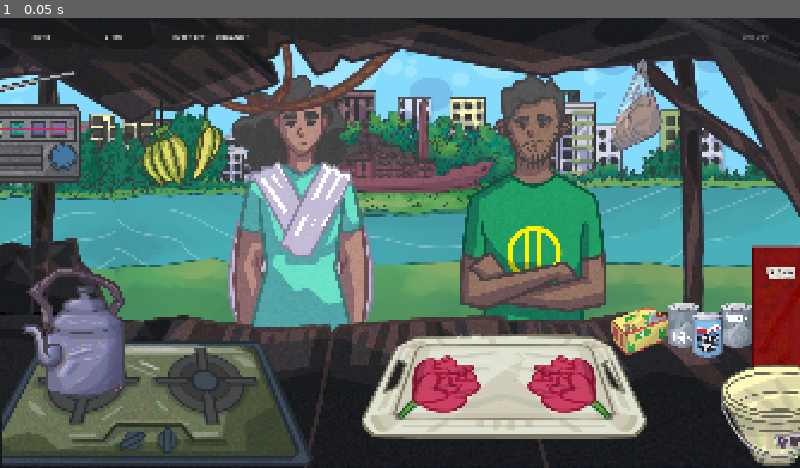
Above: before the commit, frame 1.
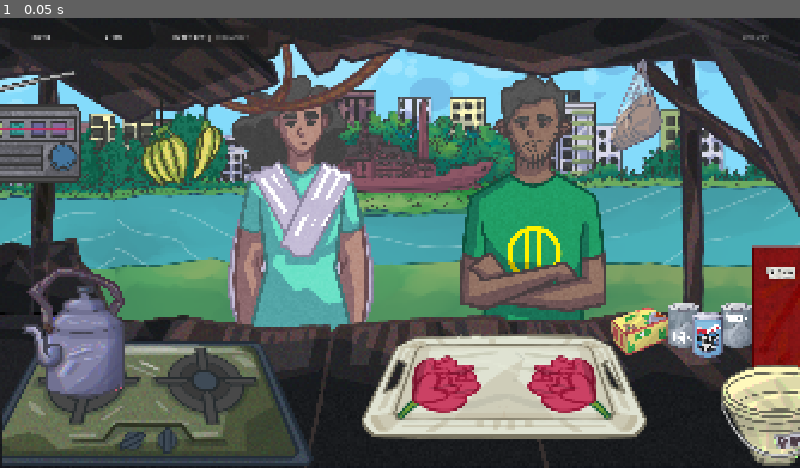
Above: after the commit, the same moment.

Repository: abhikhasnain1/Tong-Manager
Game: Godot game, scene res://scenes/app/Main.tscn
Two runs of this game, one before a commit and one after it. Both use one fixed random seed, a clock stepped at 60 frames per second and the inputs below.
Inputs:
- Up to frame 1 (0.05 s): no input

The runs differ from the first frame. In frame 1, less than 0.1% of the frame differs, in the area x 26-31%, y 3-6%.

Commit message:
Issue #41: Add Tong HUD shell

Diff:
--- a/tong-manager/scenes/gameplay/tong/TongDayScreen.tscn
+++ b/tong-manager/scenes/gameplay/tong/TongDayScreen.tscn
@@ -21,6 +21,7 @@
 [ext_resource type="Texture2D" uid="uid://ddr4ei73gi725" path="res://assets/art/icons/sugar_can_ready_provisional.png" id="18_sugar"]
 [ext_resource type="Texture2D" uid="uid://b13wtu7o711em" path="res://assets/art/icons/tea_box_ready_provisional.png" id="19_tea_box"]
 [ext_resource type="Shader" uid="uid://cxt8j3h5v6vwp" path="res://assets/shaders/world_color_grade.gdshader" id="20_grade"]
+[ext_resource type="Script" uid="uid://ch0ggxjjqwbeb" path="res://scripts/ui/tong_hud.gd" id="21_hud"]
 
 [sub_resource type="RectangleShape2D" id="RectangleShape2D_khata"]
 size = Vector2(117, 360)
@@ -303,8 +304,9 @@
 grow_horizontal = 2
 grow_vertical = 2
 mouse_filter = 2
-
-[node name="TopBar" type="HBoxContainer" parent="HUDLayer/RootUI" unique_id=711186271]
+script = ExtResource("21_hud")
+
+[node name="TopHud" type="HBoxContainer" parent="HUDLayer/RootUI" unique_id=711186271]
 layout_mode = 0
 offset_left = 24.0
 offset_top = 20.0
@@ -312,34 +314,52 @@
 offset_bottom = 72.0
 theme_override_constants/separation = 14
 
-[node name="ClockPanel" type="PanelContainer" parent="HUDLayer/RootUI/TopBar" unique_id=1191013464]
+[node name="ClockPanel" type="PanelContainer" parent="HUDLayer/RootUI/TopHud" unique_id=1191013464]
 custom_minimum_size = Vector2(150, 48)
 layout_mode = 2
 
-[node name="Clock" type="Label" parent="HUDLayer/RootUI/TopBar/ClockPanel" unique_id=1427910004]
+[node name="ClockLabel" type="Label" parent="HUDLayer/RootUI/TopHud/ClockPanel" unique_id=1427910004]
+unique_name_in_owner = true
 layout_mode = 2
 text = "08:00"
 horizontal_alignment = 1
 vertical_alignment = 1
 
-[node name="CashPanel" type="PanelContainer" parent="HUDLayer/RootUI/TopBar" unique_id=343190399]
+[node name="CashPanel" type="PanelContainer" parent="HUDLayer/RootUI/TopHud" unique_id=343190399]
 custom_minimum_size = Vector2(170, 48)
 layout_mode = 2
 
-[node name="Cash" type="Label" parent="HUDLayer/RootUI/TopBar/CashPanel" unique_id=244215395]
+[node name="CashLabel" type="Label" parent="HUDLayer/RootUI/TopHud/CashPanel" unique_id=244215395]
+unique_name_in_owner = true
 layout_mode = 2
 text = "৳ 100"
 horizontal_alignment = 1
 vertical_alignment = 1
 
-[node name="ModePanel" type="PanelContainer" parent="HUDLayer/RootUI/TopBar" unique_id=16721331]
+[node name="ModePanel" type="PanelContainer" parent="HUDLayer/RootUI/TopHud" unique_id=16721331]
 custom_minimum_size = Vector2(270, 48)
 layout_mode = 2
 
-[node name="Mode" type="Label" parent="HUDLayer/RootUI/TopBar/ModePanel" unique_id=425005278]
-layout_mode = 2
-text = "INTERACT  |  ORGANIZE"
-horizontal_alignment = 1
+[node name="ModeSegmentedControl" type="HBoxContainer" parent="HUDLayer/RootUI/TopHud/ModePanel"]
+layout_mode = 2
+theme_override_constants/separation = 8
+alignment = 1
+
+[node name="InteractModeLabel" type="Label" parent="HUDLayer/RootUI/TopHud/ModePanel/ModeSegmentedControl"]
+unique_name_in_owner = true
+layout_mode = 2
+text = "INTERACT"
+vertical_alignment = 1
+
+[node name="ModeDividerLabel" type="Label" parent="HUDLayer/RootUI/TopHud/ModePanel/ModeSegmentedControl"]
+layout_mode = 2
+text = "|"
+vertical_alignment = 1
+
+[node name="OrganizeModeLabel" type="Label" parent="HUDLayer/RootUI/TopHud/ModePanel/ModeSegmentedControl"]
+unique_name_in_owner = true
+layout_mode = 2
+text = "ORGANIZE"
 vertical_alignment = 1
 
 [node name="EndDayButton" type="Button" parent="HUDLayer/RootUI" unique_id=1028714961]
@@ -354,6 +374,42 @@
 disabled = true
 text = "End Day"
 
+[node name="CustomerOrderOverlay" type="Control" parent="HUDLayer/RootUI"]
+layout_mode = 1
+anchors_preset = 15
+anchor_right = 1.0
+anchor_bottom = 1.0
+grow_horizontal = 2
+grow_vertical = 2
+mouse_filter = 2
+
+[node name="InteractionPromptLayer" type="Control" parent="HUDLayer/RootUI"]
+layout_mode = 1
+anchors_preset = 15
+anchor_right = 1.0
+anchor_bottom = 1.0
+grow_horizontal = 2
+grow_vertical = 2
+mouse_filter = 2
+
+[node name="ModalStack" type="Control" parent="HUDLayer/RootUI"]
+layout_mode = 1
+anchors_preset = 15
+anchor_right = 1.0
+anchor_bottom = 1.0
+grow_horizontal = 2
+grow_vertical = 2
+mouse_filter = 2
+
+[node name="ToastLayer" type="Control" parent="HUDLayer/RootUI"]
+layout_mode = 1
+anchors_preset = 15
+anchor_right = 1.0
+anchor_bottom = 1.0
+grow_horizontal = 2
+grow_vertical = 2
+mouse_filter = 2
+
 [node name="AnimationPlayer" type="AnimationPlayer" parent="." unique_id=77034202]
 
 [node name="WorldSfx" type="AudioStreamPlayer" parent="." unique_id=1210688115]
--- /dev/null
+++ b/tong-manager/scripts/ui/tong_hud.gd
@@ -0,0 +1,34 @@
+class_name TongHud
+extends Control
+
+const MODE_INTERACT := &"interact"
+const MODE_ORGANIZE := &"organize"
+const ACTIVE_MODE_COLOR := Color.WHITE
+const INACTIVE_MODE_COLOR := Color(1.0, 1.0, 1.0, 0.45)
+
+@onready var clock_label: Label = %ClockLabel
+@onready var cash_label: Label = %CashLabel
+@onready var interact_mode_label: Label = %InteractModeLabel
+@onready var organize_mode_label: Label = %OrganizeModeLabel
+
+var current_mode: StringName = MODE_INTERACT
+
+
+func _ready() -> void:
+	set_mode(current_mode)
+
+
+func set_clock_text(value: String) -> void:
+	clock_label.text = value
+
+
+func set_cash(value: int) -> void:
+	cash_label.text = "৳ %d" % value
+
+
+func set_mode(mode: StringName) -> void:
+	assert(mode == MODE_INTERACT or mode == MODE_ORGANIZE, "Unsupported HUD mode: %s" % mode)
+	current_mode = mode
+	var is_organize := current_mode == MODE_ORGANIZE
+	interact_mode_label.modulate = INACTIVE_MODE_COLOR if is_organize else ACTIVE_MODE_COLOR
+	organize_mode_label.modulate = ACTIVE_MODE_COLOR if is_organize else INACTIVE_MODE_COLOR
Not shown, added: tong-manager/scripts/ui/tong_hud.gd.uid
